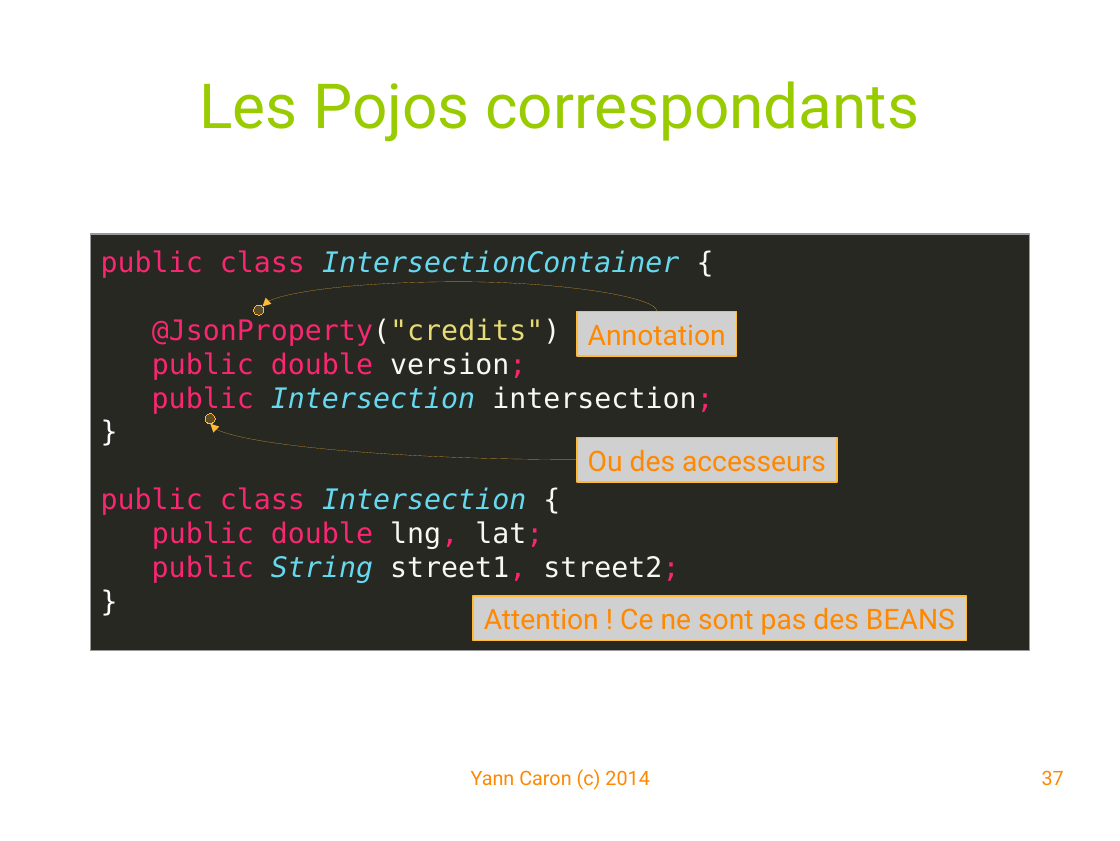
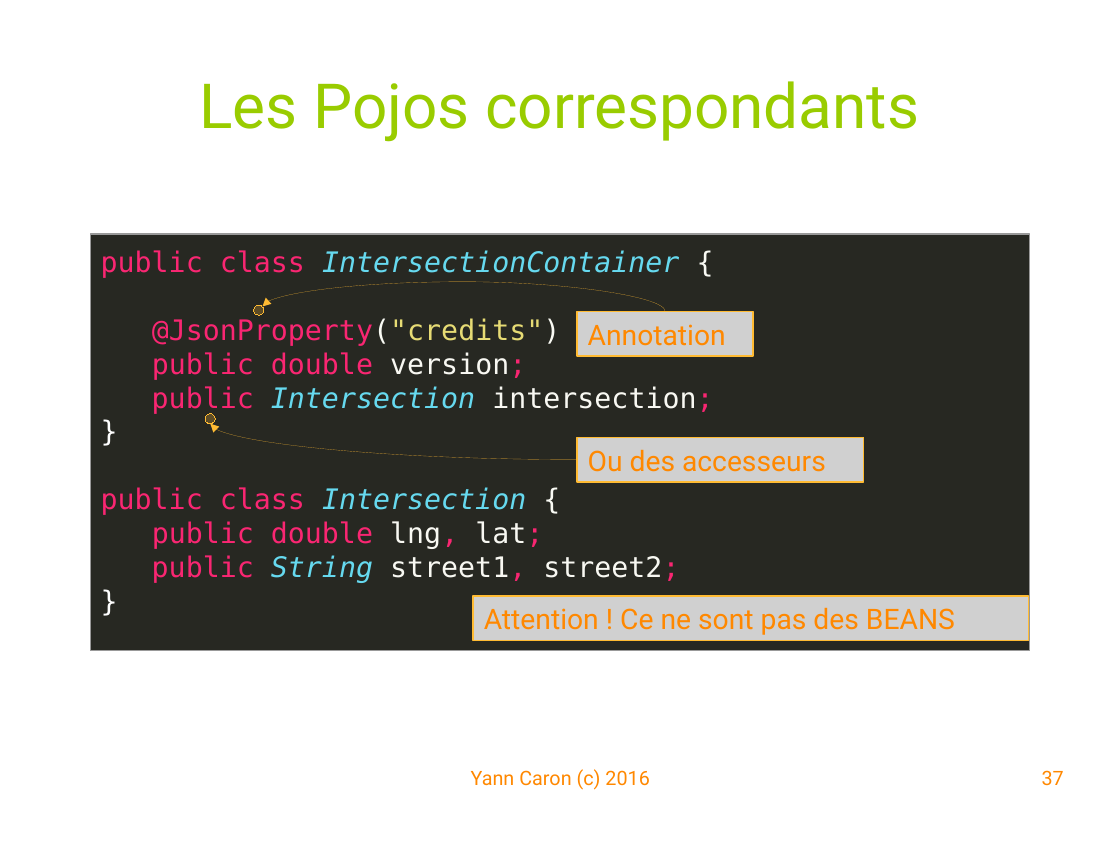
Before and after one commit to YannCaron/Android-ENSG, a slide deck: slide 37 of 09 - WebServices.odp. Drawn at 1120x841 pixels with LibreOffice and Linux fonts; fonts in the diff are those of the drawing; grey boxes stand for pictures; background and template pictures are left out. Boxes give left, top, right and bottom in pixels: in the first picture for what was removed or moved away, otherwise in the second. Text is boxed around its words. In the diff, an @@ line names an element or a change of style, - is before the commit and + after.

```diff
--- a/09 - WebServices.odp
+++ b/09 - WebServices.odp
@@ curved arrow moved from (657, 311) - (262, 306) to (665, 311) - (262, 306) @@
@@ picture "Annotation": place and size @@
-picture "Annotation" at (577, 311, 737, 356)
+picture "Annotation" at (577, 311, 753, 356)
@@ picture "Ou des accesseurs": place and size @@
-picture "Ou des accesseurs" at (577, 437, 837, 482)
+picture "Ou des accesseurs" at (577, 437, 864, 482)
@@ picture "Attention ! Ce ne sont ...": place and size @@
-picture "Attention ! Ce ne sont ..." at (474, 596, 967, 640)
+picture "Attention ! Ce ne sont ..." at (474, 596, 1030, 640)
@@ text at (471, 769, 649, 790): text changed @@
-Yann Caron (c) 2014
+Yann Caron (c) 2016
```
Also in this commit, not shown: 45 other slides changed, 3 other files.
